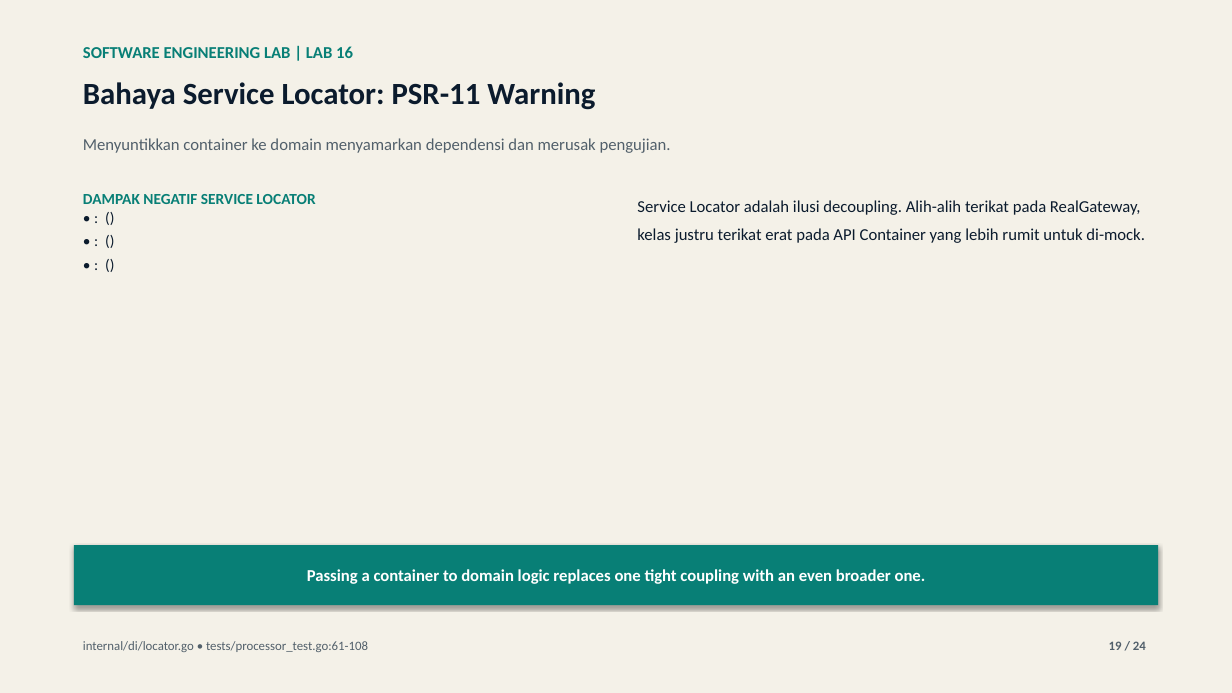
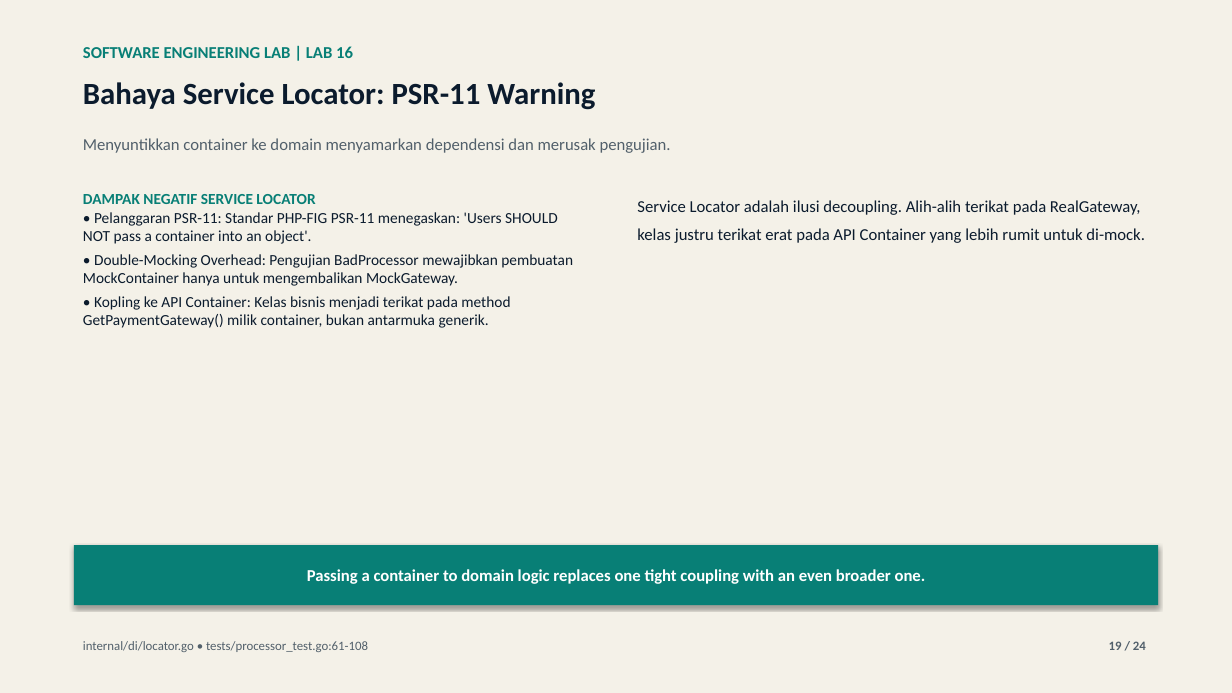
Before and after one commit to lukman-ss/software-engineering-lab, a slide deck: slide 19 of labs/16-dependency-injection/result/linkedin/lab-16-dependency-injection-carousel.pptx. Drawn at 1232x693 pixels with LibreOffice and Linux fonts; fonts in the diff are those of the drawing. Boxes give left, top, right and bottom in pixels: in the first picture for what was removed or moved away, otherwise in the second. Text is boxed around its words. In the diff, an @@ line names an element or a change of style, - is before the commit and + after.

```diff
--- a/labs/16-dependency-injection/result/linkedin/lab-16-dependency-injection-carousel.pptx
+++ b/labs/16-dependency-injection/result/linkedin/lab-16-dependency-injection-carousel.pptx
@@ text at <box>83,212,573,328</box>: text changed @@
-• : ()
-• : ()
-• : ()
+• Pelanggaran PSR-11: Standar PHP-FIG PSR-11 menegaskan: 'Users SHOULD NOT pass a container into an object'.
+• Double-Mocking Overhead: Pengujian BadProcessor mewajibkan pembuatan MockContainer hanya untuk mengembalikan MockGateway.
+• Kopling ke API Container: Kelas bisnis menjadi terikat pada method GetPaymentGateway() milik container, bukan antarmuka generik.
```
Also in this commit, not shown: 9 other slides changed, 4 other files.
